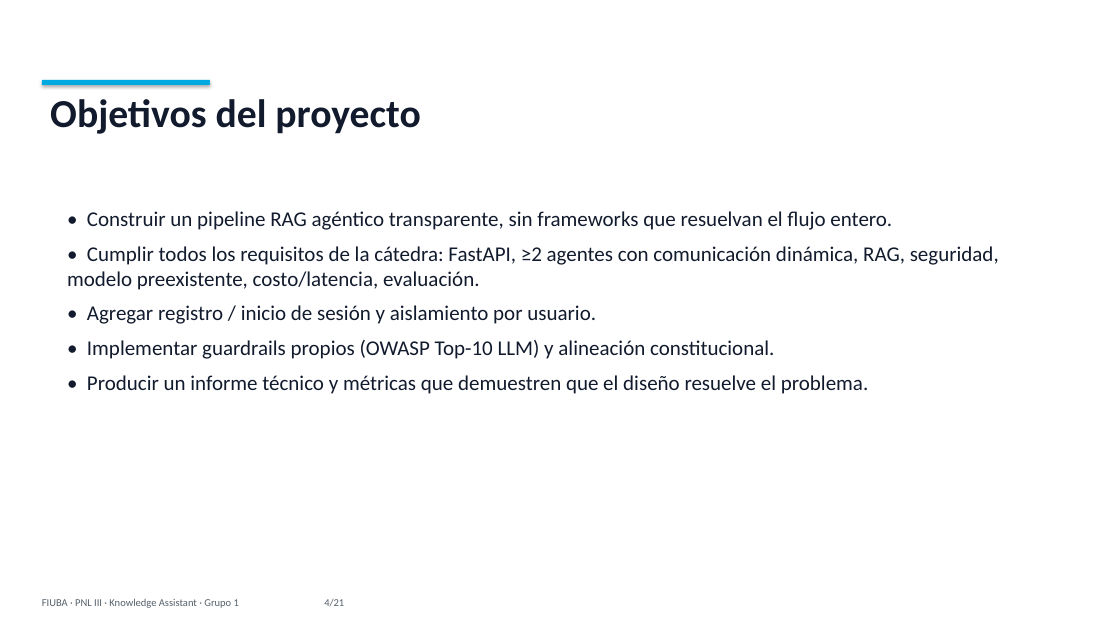
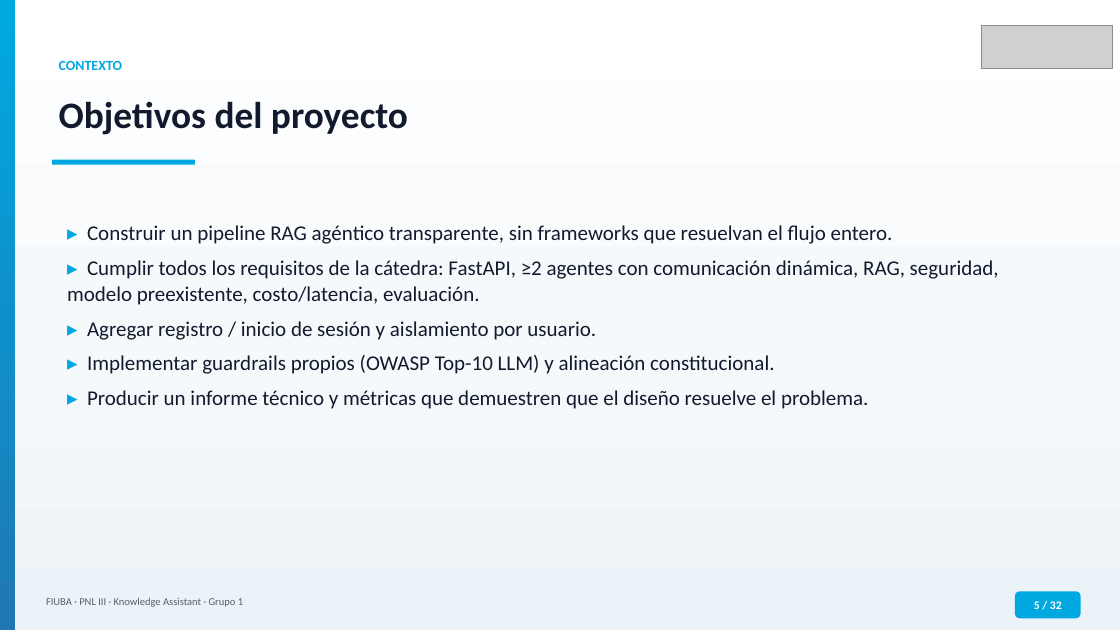
Before and after one commit to MLsound/multi-domain-assistant, a slide deck: slide 5 of docs/presentation_FIUBA.pptx (slide 4 before the commit). Drawn at 1120x630 pixels with LibreOffice and Linux fonts; fonts in the diff are those of the drawing; grey boxes stand for pictures. Boxes give left, top, right and bottom in pixels: in the first picture for what was removed or moved away, otherwise in the second. Text is boxed around its words. In the diff, an @@ line names an element or a change of style, - is before the commit and + after.

```diff
--- a/docs/presentation_FIUBA.pptx
+++ b/docs/presentation_FIUBA.pptx
@@ rectangle added at (0,0,1120,630), fill gradient #FFFFFF to #F6F9FC to #ECF3F8 @@
@@ rectangle added at (0,0,15,630), fill gradient #00A8E1 to #1090CA to #1F77B4 @@
@@ picture added at (981,25,1112,69) @@
@@ rectangle removed at (42,80,210,85) @@
@@ text "Objetivos del proyecto": place and size @@
-text "Objetivos del proyecto" at (50,99,420,134)
+text "Objetivos del proyecto" at (59,101,408,135)
@@ text "Objetivos del proyecto" at (59,101,408,135): size 34 to 32 pt @@
@@ text added at (59,60,122,70), 12 pt, text #00A8E1, bold @@
+CONTEXTO
@@ rounded rectangle added at (52,160,195,165), fill #00A8E1 @@
@@ text at (67,225,999,409): text changed @@
-• Construir un pipeline RAG agéntico transparente, sin frameworks que resuelvan el flujo entero.
-• Cumplir todos los requisitos de la cátedra: FastAPI, ≥2 agentes con comunicación dinámica, RAG, seguridad, modelo preexistente, costo/latencia, evaluación.
-• Agregar registro / inicio de sesión y aislamiento por usuario.
-• Implementar guardrails propios (OWASP Top-10 LLM) y alineación constitucional.
-• Producir un informe técnico y métricas que demuestren que el diseño resuelve el problema.
+▸ Construir un pipeline RAG agéntico transparente, sin frameworks que resuelvan el flujo entero.
+▸ Cumplir todos los requisitos de la cátedra: FastAPI, ≥2 agentes con comunicación dinámica, RAG, seguridad, modelo preexistente, costo/latencia, evaluación.
+▸ Agregar registro / inicio de sesión y aislamiento por usuario.
+▸ Implementar guardrails propios (OWASP Top-10 LLM) y alineación constitucional.
+▸ Producir un informe técnico y métricas que demuestren que el diseño resuelve el problema.
@@ text at (46,598,243,607): text changed @@
-FIUBA · PNL III · Knowledge Assistant · Grupo 1 4/21
+FIUBA · PNL III · Knowledge Assistant · Grupo 1
@@ rounded rectangle added at (1015,592,1081,618), fill #00A8E1, 10 pt, text #FFFFFF, bold @@
+5 / 32
```
Also in this commit, not shown: 19 other slides changed, 12 slides added, 1 slide removed.
